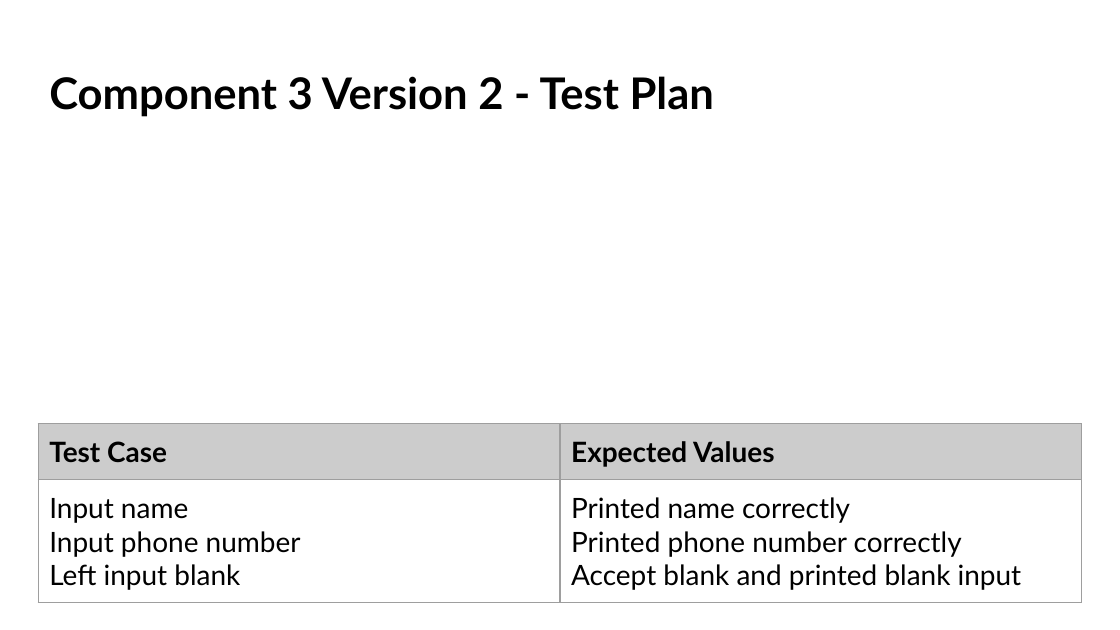
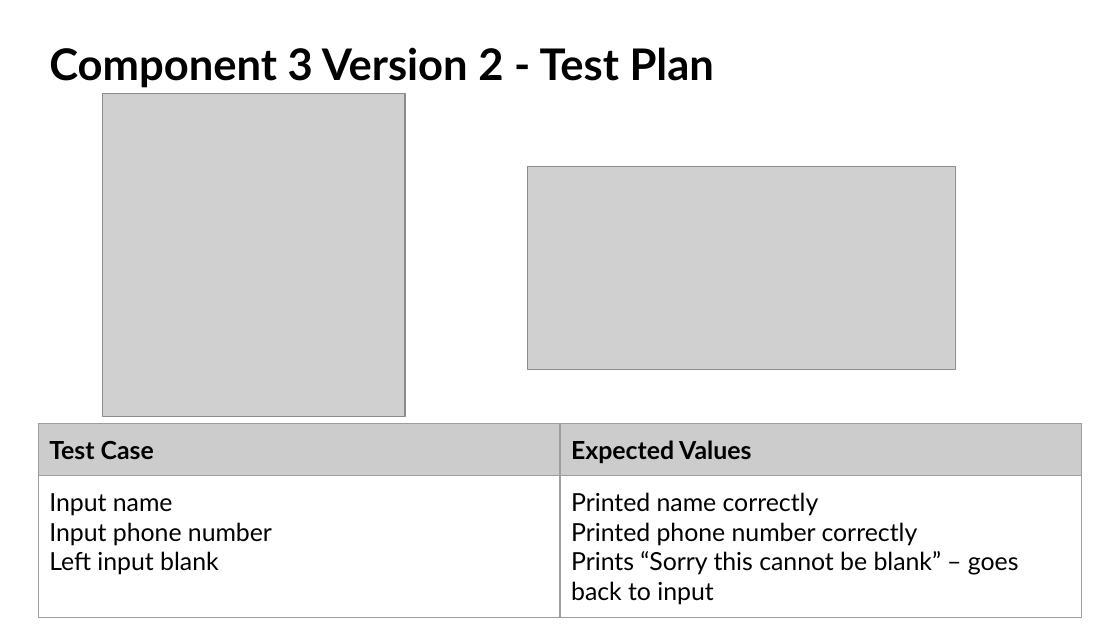
Before and after one commit to danettp/ds_nuts_bot, a slide deck: slide 31 of Danett Pepito - 000_91896 _ 91897 Documentation - 2150400 (Git).pptx. Drawn at 1120x630 pixels with LibreOffice and Linux fonts; fonts in the diff are those of the drawing; grey boxes stand for pictures; background and template pictures are left out. Boxes give left, top, right and bottom in pixels: in the first picture for what was removed or moved away, otherwise in the second. Text is boxed around its words. In the diff, an @@ line names an element or a change of style, - is before the commit and + after.

Commit message:
Added "Not Blank"
Added validation so that entry cannot be blank.

```diff
--- a/Danett Pepito - 000_91896 _ 91897 Documentation - 2150400 (Git).pptx
+++ b/Danett Pepito - 000_91896 _ 91897 Documentation - 2150400 (Git).pptx
@@ title "Component 3 Version 2 - ...": place and size @@
-title "Component 3 Version 2 - ..." at [49,76,714,117]
+title "Component 3 Version 2 - ..." at [49,47,714,88]
@@ picture added at [102,93,404,417] @@
@@ picture added at [528,166,956,368] @@
@@ table at [38,423,1082,617] @@
-row 2, column 2: Printed name correctly / Printed phone number correctly / Accept blank and printed blank input
+row 2, column 2: Printed name correctly / Printed phone number correctly / Prints “Sorry this cannot be blank” – goes back to input
@@ size 18 to 16 pt in "Test Case", "Expected Values", "Input name", "Input phone number" and 1 more places @@
```
Also in this commit, not shown: 1 other slide changed, 1 other file.
